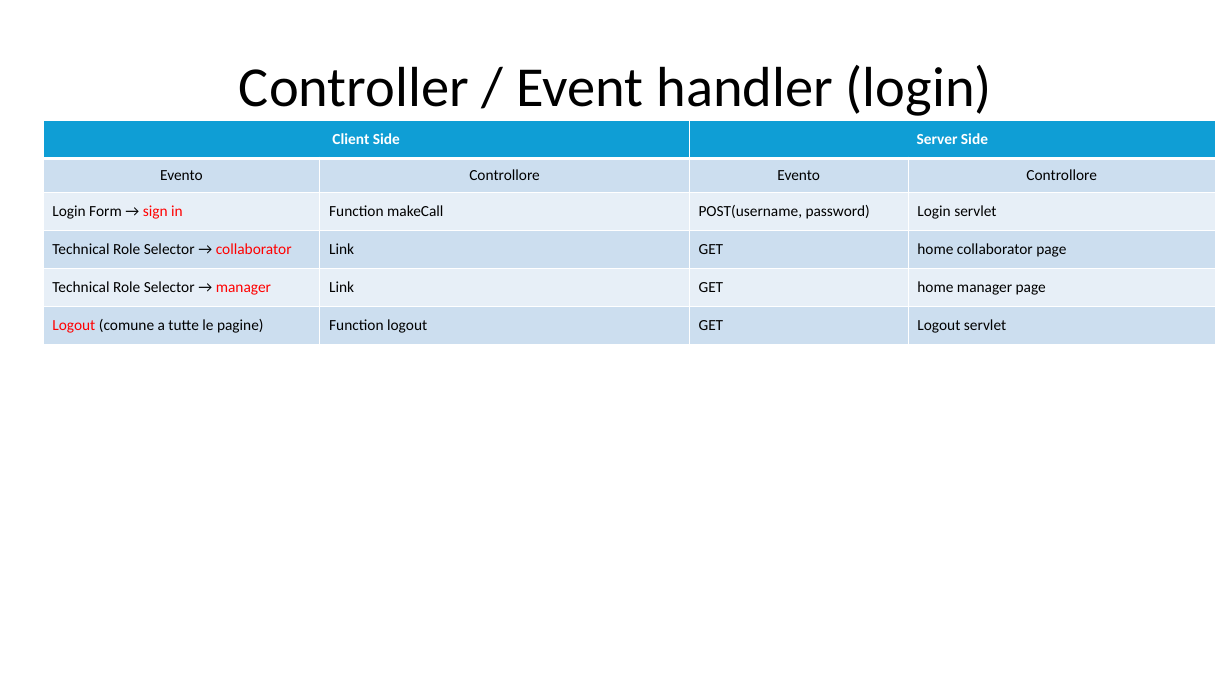
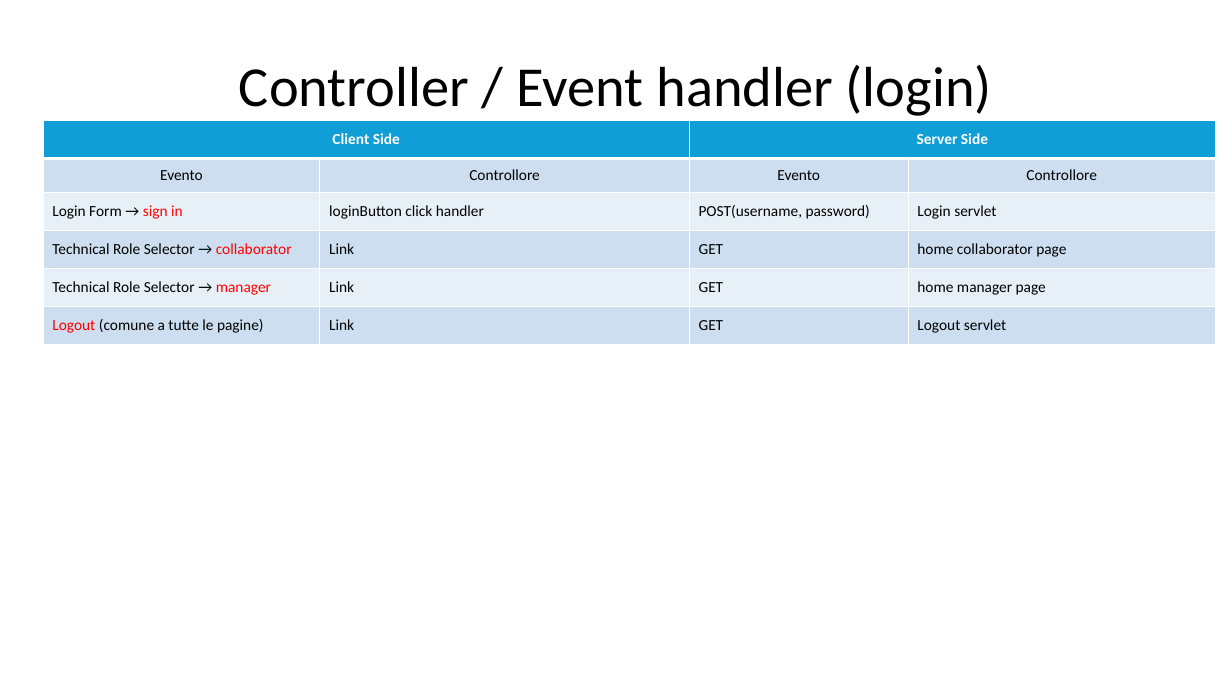
Before and after one commit to gilbertobrambilla/tiw-2026-html, a slide deck: slide 43 of docs/TIW_documentazione.pptx. Drawn at 1232x693 pixels with LibreOffice and Linux fonts; fonts in the diff are those of the drawing. Boxes give left, top, right and bottom in pixels: in the first picture for what was removed or moved away, otherwise in the second. Text is boxed around its words. In the diff, an @@ line names an element or a change of style, - is before the commit and + after.

```diff
--- a/docs/TIW_documentazione.pptx
+++ b/docs/TIW_documentazione.pptx
@@ table at <box>43,120,1216,343</box> @@
-row 3, column 2: Function makeCall
+row 3, column 2: loginButton click handler
-row 6, column 2: Function logout
+row 6, column 2: Link
```
Also in this commit, not shown: 11 other slides changed, 4 slides added.
